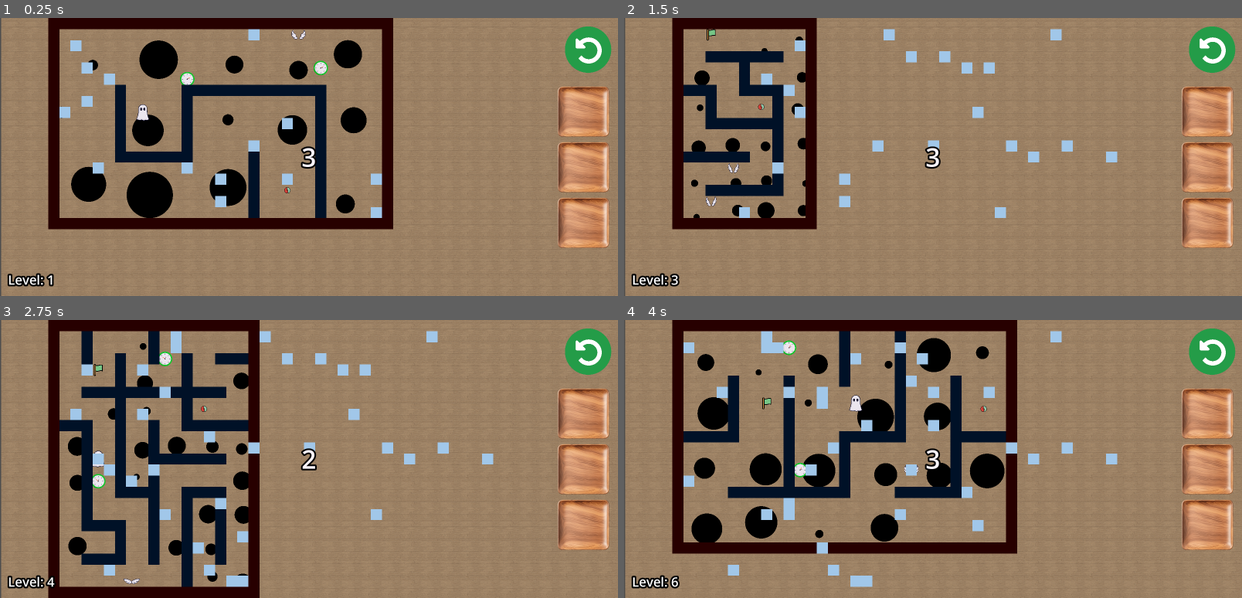
Above: before the commit, frames 1-4 (two rows, left to right).
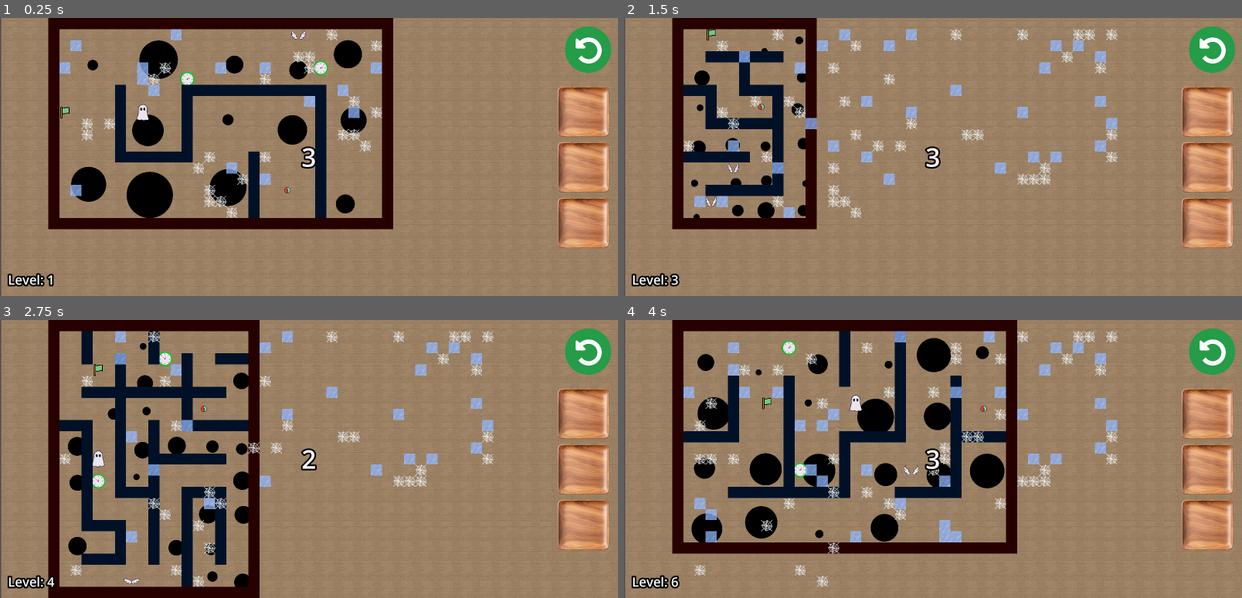
Above: after the commit, the same moments.

Repository: Herovero/GyroMaze
Game: Godot game, scene res://Scenes/main.tscn
Same seed, same stepped clock (60 frames per second), same inputs: the game is played once before the commit and once after it.
Inputs:
- Up to frame 1 (0.25 s): no input
- Up to frame 2 (1.5 s): tap Enter (ui_accept) at 0.5, 0.77 s; hold Right (ui_right) 0.53-1.28 s; hold Down (ui_down) from 1.28 s (still down)
- Up to frame 3 (2.75 s): tap Enter (ui_accept) at 1.52 s; release Down (ui_down) at 2.03 s; hold Right (ui_right) from 2.03 s (still down)
- Up to frame 4 (4 s): release Right (ui_right) at 2.78 s; hold Up (ui_up) 2.78-3.53 s; tap Enter (ui_accept) at 3.02, 3.77 s; hold Left (ui_left) from 3.53 s (still down)

The runs differ from the first frame. In frame 1, 3.4% of the frame differs, in the area x 9-62%, y 3-72%; in frame 2, 5.4%; in frame 3, 5.7%; in frame 4, 7.2%, in the area x 9-80%, y 3-97%.

Commit message:
added textures and improved movement tile physics

Diff:
--- a/Scenes/main.tscn
+++ b/Scenes/main.tscn
@@ -2,8 +2,8 @@
 
 [ext_resource type="PackedScene" uid="uid://bwtlejdt7cws6" path="res://Scenes/maze_test2.tscn" id="1_21xkr"]
 [ext_resource type="PackedScene" uid="uid://b7xfpi740plyc" path="res://Scenes/player.tscn" id="1_bo1nx"]
-[ext_resource type="Texture2D" uid="uid://dfn3jthowtual" path="res://Assets/maze_tileset.png" id="1_k12tt"]
 [ext_resource type="Script" uid="uid://74qm3demslqu" path="res://Scripts/mazegen3.gd" id="2_6bp64"]
+[ext_resource type="Texture2D" uid="uid://brfgmalflxw5p" path="res://Assets/movement_tileset.png" id="2_h1bgf"]
 [ext_resource type="PackedScene" uid="uid://bgg64hwixo074" path="res://Scenes/pause_button.tscn" id="3_8gbba"]
 [ext_resource type="PackedScene" uid="uid://dfwo610ckgcq5" path="res://Scenes/hole.tscn" id="3_344ge"]
 [ext_resource type="Texture2D" uid="uid://b7ck8twawfxri" path="res://Assets/uis/restart_button.png" id="6_ynf5e"]
@@ -18,12 +18,13 @@
 [ext_resource type="PackedScene" uid="uid://dvrl07d5fk8k7" path="res://Scenes/collectible_timer.tscn" id="15_wsu2k"]
 
 [sub_resource type="TileSetAtlasSource" id="TileSetAtlasSource_h1bgf"]
-texture = ExtResource("1_k12tt")
+texture = ExtResource("2_h1bgf")
 0:0/0 = 0
 1:0/0 = 0
 0:1/0 = 0
 0:1/0/z_index = 2
 1:1/0 = 0
+1:1/0/z_index = 2
 
 [sub_resource type="TileSet" id="TileSet_b3802"]
 sources/0 = SubResource("TileSetAtlasSource_h1bgf")
--- a/Scripts/mazegen3.gd
+++ b/Scripts/mazegen3.gd
@@ -13,9 +13,9 @@
 var path_thickness = 2
 
 # --- TILE DEFINITIONS ---
-var tile_n = Vector2i(0, 0) # Wall (Dark Blue)
-var tile_v = Vector2i(0, 1) # Floor (Light Blue)
-var tile_b = Vector2i(1, 0) # Border (Dark Brown)
+var tile_wall = Vector2i(0, 0) # Wall (Dark Blue)
+var tile_path = Vector2i(0, 1) # Floor (Light Blue)
+var tile_border = Vector2i(1, 0) # Border (Dark Brown)
 var tile_s = Vector2i(1, 1) # Solved Path (Optional)
 
 # --- INTERNAL VARIABLES ---
@@ -94,7 +94,7 @@
 	maze_pos = Vector2i(random_x, random_y)
 
 	# Dig Start
-	dig_room(maze_pos, tile_v)
+	dig_room(maze_pos, tile_path)
 
 	generate_maze()
 	move_player_to_start()
@@ -122,10 +122,10 @@
 			# Check if we are on the edge
 			if x == 0 or x == map_width - 1 or y == 0 or y == map_height - 1:
 				# Paint Border
-				Maze.set_cell(Vector2i(x, y), 0, tile_b)
+				Maze.set_cell(Vector2i(x, y), 0, tile_border)
 			else:
 				# Paint Inner Wall
-				Maze.set_cell(Vector2i(x, y), 0, tile_n)
+				Maze.set_cell(Vector2i(x, y), 0, tile_wall)
 
 func dig_room(center_pos: Vector2i, tile_type: Vector2i):
 	# We dig a square starting from the top-left of the current "cell"
@@ -148,7 +148,7 @@
 
 		# Check if the target area is a Wall (Unvisited)
 		# We just check the top-left corner of the target room
-		if Maze.get_cell_atlas_coords(next_pos) == tile_n:
+		if Maze.get_cell_atlas_coords(next_pos) == tile_wall:
 			dlist.append(dir)
 	return dlist
 
@@ -191,7 +191,7 @@
 			for x in range(bridge_size.x):
 				for y in range(bridge_size.y):
 					var dig_pos = bridge_start + Vector2i(x, y)
-					Maze.set_cell(dig_pos, 0, tile_v)
+					Maze.set_cell(dig_pos, 0, tile_path)
 
 			# --- End Fix ---
 
@@ -218,17 +218,25 @@
 func spawn_movement_tiles() -> void:
 	var rand_x = randi() % map_width
 	var rand_y = randi() % map_height
-	if Maze.get_cell_atlas_coords(Vector2(rand_x, rand_y)) == tile_v:
-		pass
 	for x in range(map_width):
 		for y in range(map_height):
-			if Maze.get_cell_atlas_coords(Vector2(x, y)) == tile_v:
+			if Maze.get_cell_atlas_coords(Vector2(x, y)) == tile_path:
 				var chance = randi() % 19
 				if chance < 1:
-					movement_tiles.set_cell(Vector2(x, y), 0, tile_v)
+					movement_tiles.set_cell(Vector2(x, y), 0, tile_path)
+				elif chance > 17:
+					movement_tiles.set_cell(Vector2(x, y), 0, tile_s)
 				else:
-					movement_tiles.set_cell(Vector2(x, y), 0, tile_n)
-					#movement_tiles.set_cell(Vector2(x, y), 0, tile_v)
+					movement_tiles.set_cell(Vector2(x, y), 0, tile_wall)
+					#movement_tiles.set_cell(Vector2(x, y), 0, tile_path)
+			if Maze.get_cell_atlas_coords(Vector2(x, y)) == tile_path:
+				var chance = randi() % 19
+				if chance < 1:
+					movement_tiles.set_cell(Vector2(x, y), 0, tile_path)
+				elif chance > 17:
+					movement_tiles.set_cell(Vector2(x, y), 0, tile_s)
+				else:
+					movement_tiles.set_cell(Vector2(x, y), 0, tile_wall)
 
 func spawn_finish() -> void:
 	if not finish_scene: return
@@ -245,7 +253,7 @@
 		var check_pos = Vector2i(rand_x, rand_y)
 
 		# 2. Check if Floor
-		if Maze.get_cell_atlas_coords(check_pos) == tile_v:
+		if Maze.get_cell_atlas_coords(check_pos) == tile_path:
 
 			# 3. DISTANCE CHECK (The Important Part)
 			# Calculate distance from Player Start (maze_pos)
@@ -311,7 +319,7 @@
 		var check_pos = Vector2i(tile_x + center_offset, tile_y + center_offset)
 
 		# 4. Check if it's Floor (It should be, but good to verify)
-		if Maze.get_cell_atlas_coords(check_pos) != tile_v:
+		if Maze.get_cell_atlas_coords(check_pos) != tile_path:
 			continue
 
 		# Avoid spawning too close to player start
@@ -390,7 +398,7 @@
 		var rand_y = randi() % map_height
 		var check_pos = Vector2i(rand_x, rand_y)
 
-		if Maze.get_cell_atlas_coords(check_pos) == tile_v:
+		if Maze.get_cell_atlas_coords(check_pos) == tile_path:
 			# Distance check with player and finish point
 			if Vector2(check_pos).distance_to(Vector2(maze_pos)) < 5: continue
 			if Vector2(check_pos).distance_to(Vector2(finish_grid_pos)) < 5: continue
@@ -446,7 +454,7 @@
 		var rand_y = randi() % map_height
 		var check_pos = Vector2i(rand_x, rand_y)
 
-		if Maze.get_cell_atlas_coords(check_pos) == tile_v:
+		if Maze.get_cell_atlas_coords(check_pos) == tile_path:
 			# 1. Distance Checks
 			if Vector2(check_pos).distance_to(Vector2(maze_pos)) < 5: continue
 			if Vector2(check_pos).distance_to(Vector2(finish_grid_pos)) < 5: continue
--- a/Scripts/player.gd
+++ b/Scripts/player.gd
@@ -64,11 +64,14 @@
 		if input_enabled == true:
 			input_direction = Input.get_vector("ui_left", "ui_right", "ui_up", "ui_down") / 4
 
-	var force
 	if movement_tiles.get_cell_atlas_coords(movement_tiles.local_to_map(movement_tiles.to_local(global_position))) == Vector2i(0, 1):
-		force = input_direction * tilt_strength * 20
+		linear_damp = -1.0
+	elif movement_tiles.get_cell_atlas_coords(movement_tiles.local_to_map(movement_tiles.to_local(global_position))) == Vector2i(1, 1):
+		linear_damp = 4.0
 	else:
-		force = input_direction * tilt_strength
+		linear_damp = 1.0
+
+	var force = input_direction * tilt_strength
 	apply_central_force(force)
 
 	# The easy way
Binary file added: Assets/movement_tileset.png
Not shown, added: Assets/movement_tileset.png.import
